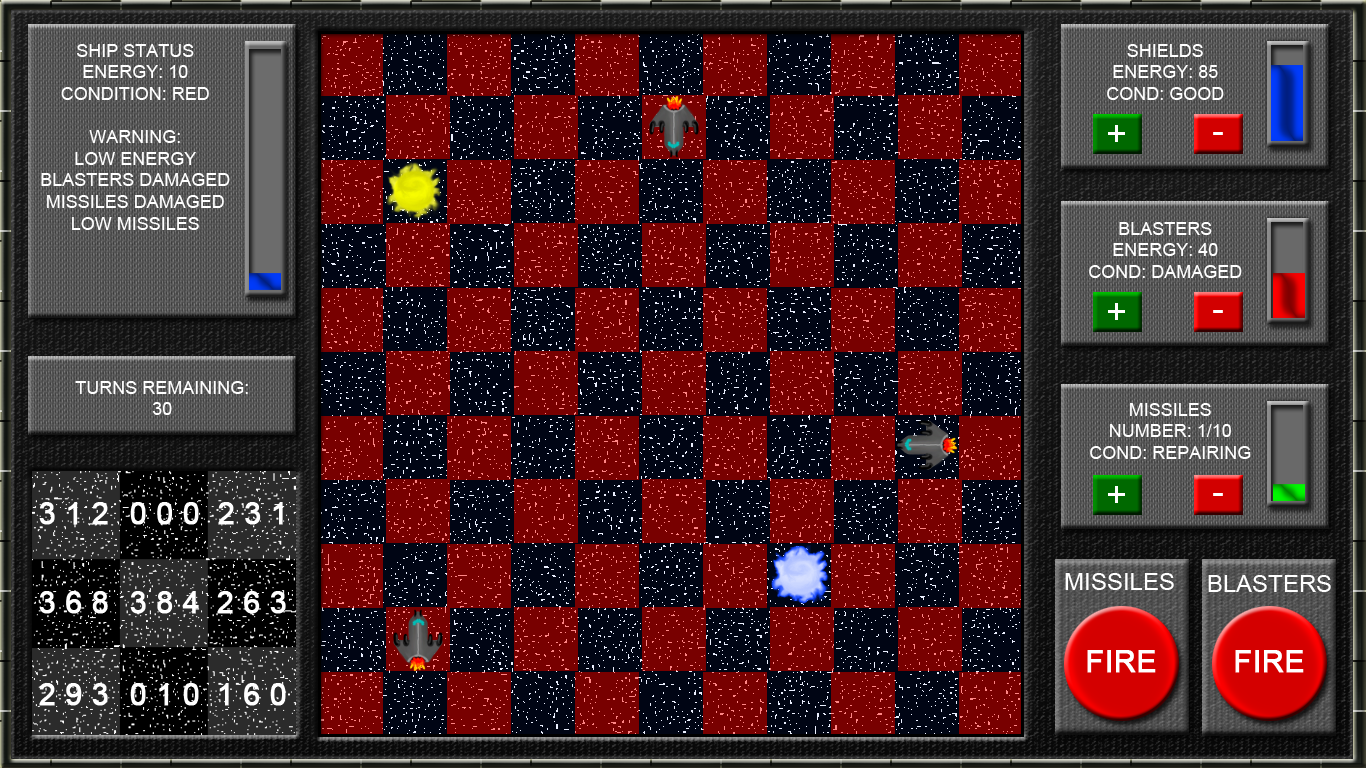
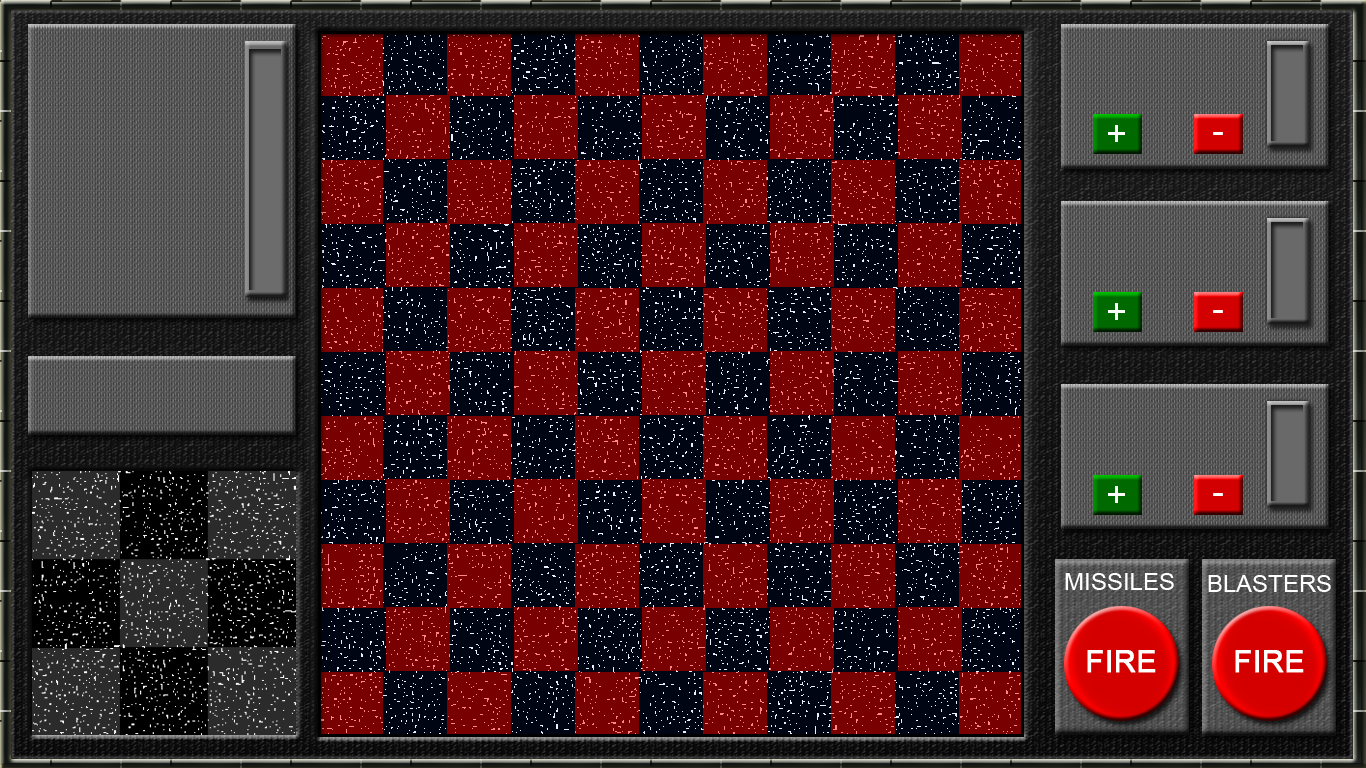
The second (1366, 768) image is a revision of the first. Changes to its layers:
hid "Ship Energy Bar" over [249, 273, 281, 290]
hid "Ship Text" over [41, 44, 230, 230]
hid "Shield Bar" over [1271, 65, 1303, 141]
hid "Shield Text" over [1107, 44, 1224, 100]
hid "Missiles Text copy" over [75, 381, 248, 415]
hid "Numbers" over [39, 502, 286, 706]
hid "Blasters Energy Bar" over [1273, 273, 1305, 318]
hid "Blasters Text" (1st of 2, in "Interface" › "Blasters") over [1089, 222, 1242, 278]
hid "Missiles Bar" over [1273, 484, 1305, 501]
hid "Missiles Text" (1st of 2, in "Interface" › "Missiles") over [1090, 403, 1251, 459]
hid group "Objects" (2 layers) over [385, 95, 958, 672]
